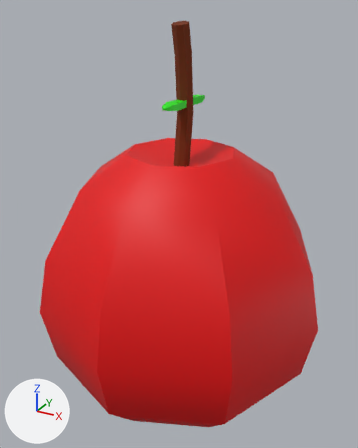
The FBX model Assets/Assets/FinalAssets/I_Fruit_1.fbx as it was, and as the next commit left it.
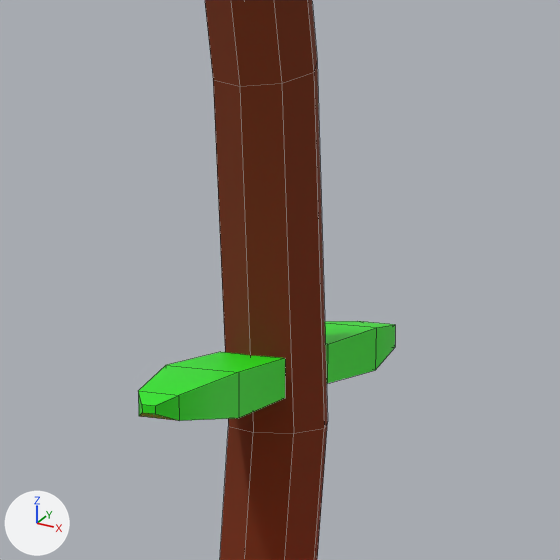
There are two pictures of each version: one whole from a 50 mm lens placed at (1.9202, -0.1711, 1.2975), pointed at (1.8145, 0.0209, 1.2015), one close up on the part from 39% to 65% of the width and 9% to 30% of the height. The lights are fixed; the arrows at lower left show +X, +Y and +Z. The close-ups show mesh edges as thin lines. Where no turn or scale is listed for an object, it has been applied to the vertices.
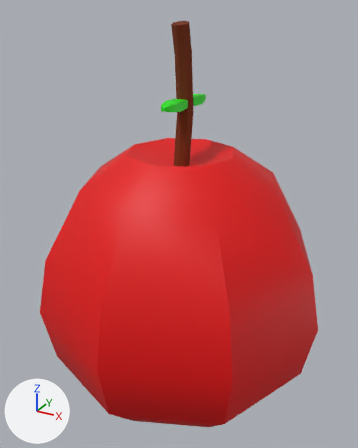
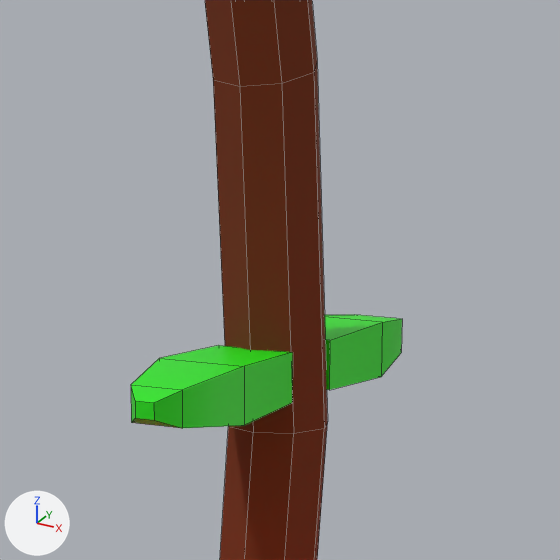
The newer file is also rescaled (x15.32), turned or shifted as a whole; pictures and numbers use the older file's frame.

Where the change shows, as pixel boxes [x1, y1, x2, y2] in the close-ups (560 x 560 px):
```json
{"object": "Sphere", "change": "reshaped", "before": [138, 0, 395, 560], "after": [131, 0, 402, 560]}
{"part": 1, "of": "me_sphere_002", "change": "added", "after": [131, 345, 293, 428], "on screen": "green"}
{"part": 2, "of": "me_sphere_002", "change": "added", "after": [325, 315, 402, 390], "on screen": "green"}
```

Scene script edits in JSON lines:
```json
{"block": "me_sphere_002", "where": "me_sphere_002.from_pydata(...)  # 124 vertices, 132 faces; spans x -0.069..0.069, y -0.069..0.069, z -0.065..0.126"}
{"block": "me_sphere_002", "where": "# used by ob_sphere; location = (1.8166, 0.0194, 1.1656)"}
{"block": "me_sphere_002", "change": "me_sphere_002 part 1: the loose piece of 16 vertices spanning x -0.003..0.003, y 0.006..0.021, z 0.092..0.095 is copied, and the copy is scaled about its middle by (-1.17, -1.06, 1.32), then moved by (0.0, -0.021, 0.0); it spans x -0.003..0.003, y -0.016..0.0, z 0.092..0.096"}
{"block": "me_sphere_002", "change": "me_sphere_002 part 2: the loose piece of 16 vertices spanning x -0.003..0.003, y -0.015..0.0, z 0.092..0.095 is copied, and the copy is scaled about its middle by (-1.17, -1.06, 1.32), then moved by (0.0, 0.021, 0.0); it spans x -0.003..0.003, y 0.006..0.021, z 0.092..0.096"}
```
